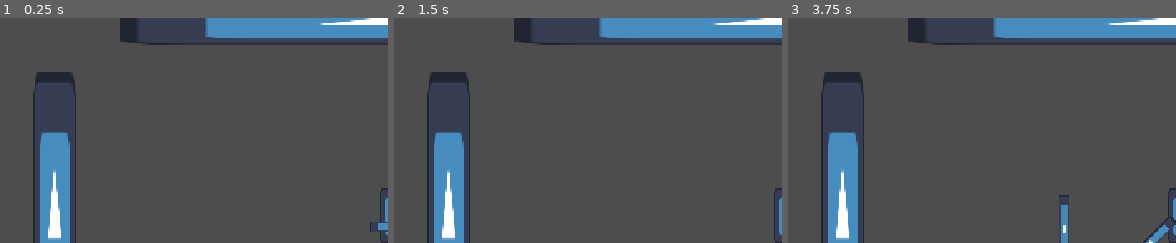
Above: before the commit, frames 1-3 (left to right).
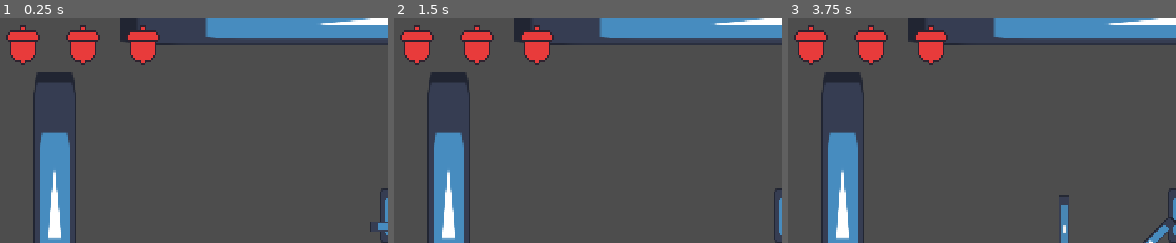
Above: after the commit, the same moments.

Repository: kikis05/SquirrelGame
Game: Godot game, scene res://scenes/main.tscn
The game is run twice, just before and just after one commit, with the same random seed, the same clock (stepped at 60 frames per second) and the same inputs. The engine's default icon, where the game draws it, is replaced by a stand-in: a white triangle on a blue panel in a dark square.
Inputs:
- Up to frame 1 (0.25 s): no input
- Up to frame 2 (1.5 s): tap Enter at 0.5 s; hold Right (attack_right) 0.53-1.28 s; hold E (attack_toggle) 0.53-1.28 s; hold Down (attack_down) from 1.28 s (still down); tap E (attack_toggle) at 1.35 s
- Up to frame 3 (3.75 s): tap Space at 2 s; release Down (attack_down) at 2.03 s; hold Right (attack_right) 2.03-2.78 s; hold E (attack_toggle) 2.03-2.78 s; hold Up (attack_up) 2.78-3.53 s; tap E (attack_toggle) at 2.85 s; tap Enter at 3.5 s; hold Left (attack_left) from 3.53 s (still down); hold E (attack_toggle) from 3.53 s (still down)
The pictures show only the part of the screen within x 0-50%, y 0-50%; the shares and areas given below are measured in that part.

The runs differ from the first frame. In frame 1, 3.0% of the frame differs, in the area x 1-42%, y 3-21%; in frame 2, 3.0%; in frame 3, 3.0%.

Commit message:
added health system

Diff:
--- a/enemy.gd
+++ b/enemy.gd
@@ -1,13 +1,12 @@
-extends Area2D
+extends CharacterBody2D
 
 @export var health = 50
 
-func _on_area_entered(area: Area2D) -> void:
+func _on_hit_box_area_entered(area: Area2D) -> void:
 	#One problem, if hit by sword,
 	# only the same amount of damage as slash
 	print("entered")
-	if (area.damage):
+	if ('get_damage' in area and area.visible):
 		health -= area.get_damage()
-		print(health)
 	if (health <= 0):
 		queue_free()
--- a/enemy.tscn
+++ b/enemy.tscn
@@ -7,7 +7,7 @@
 radius = 20.0
 height = 40.0
 
-[node name="Enemy" type="Area2D"]
+[node name="Enemy" type="CharacterBody2D"]
 script = ExtResource("1_4gyqm")
 
 [node name="Sprite2D" type="Sprite2D" parent="."]
@@ -17,4 +17,9 @@
 [node name="CollisionShape2D" type="CollisionShape2D" parent="."]
 shape = SubResource("CapsuleShape2D_7k104")
 
-[connection signal="area_entered" from="." to="." method="_on_area_entered"]
+[node name="HitBox" type="Area2D" parent="."]
+
+[node name="CollisionShape2D" type="CollisionShape2D" parent="HitBox"]
+shape = SubResource("CapsuleShape2D_7k104")
+
+[connection signal="area_entered" from="HitBox" to="." method="_on_hit_box_area_entered"]
--- /dev/null
+++ b/entities/player/hit_box.gd
@@ -0,0 +1 @@
+extends Area2D
--- a/entities/player/player.gd
+++ b/entities/player/player.gd
@@ -4,6 +4,9 @@
 @export_range(0.0, 1.0) var friction = 0.25
 @export_range(0.0 , 1.0) var acceleration = 0.3
 
+@export var max_health: int = 6 #2 * number of acorns
+var current_health = max_health
+signal health_changed
 #current weapon
 @onready var weapon = get_node("Gun")
 
@@ -65,3 +68,20 @@
 
 func set_weapon(weapon_):
 	weapon = weapon_
+
+func _on_hit_box_area_entered(area: Area2D) -> void:
+	if area.name == "HitBox": #double check this
+		current_health -= 1
+		print_debug(current_health)
+		health_changed.emit(current_health)
+	if current_health <= 0:
+		current_health = 0
+		queue_free()
+
+func get_max_health():
+	if max_health % 2 != 0:
+		max_health += 1 #make sure health is even, could instead do error message later
+
+	return max_health
+func get_health():
+	return current_health
--- a/entities/player/player.tscn
+++ b/entities/player/player.tscn
@@ -1,9 +1,10 @@
-[gd_scene load_steps=7 format=3 uid="uid://ctdj7k4cwb4f6"]
+[gd_scene load_steps=8 format=3 uid="uid://ctdj7k4cwb4f6"]
 
 [ext_resource type="Script" uid="uid://wpgykegedrya" path="res://entities/player/player.gd" id="1_abrql"]
 [ext_resource type="Texture2D" uid="uid://c3ihirpd8epus" path="res://icon.svg" id="1_symyc"]
 [ext_resource type="PackedScene" uid="uid://bnubijqntw488" path="res://gun.tscn" id="3_sglur"]
 [ext_resource type="PackedScene" uid="uid://chq2g34nmenr0" path="res://sword.tscn" id="4_bls4j"]
+[ext_resource type="Script" uid="uid://bep3xxs0sc1p8" path="res://entities/player/hit_box.gd" id="5_fkugw"]
 
 [sub_resource type="SpriteFrames" id="SpriteFrames_abrql"]
 animations = [{
@@ -38,3 +39,12 @@
 [node name="Sword" parent="." instance=ExtResource("4_bls4j")]
 visible = false
 position = Vector2(0, -10)
+
+[node name="PlayerHitBox" type="Area2D" parent="."]
+script = ExtResource("5_fkugw")
+
+[node name="CollisionShape2D" type="CollisionShape2D" parent="PlayerHitBox"]
+position = Vector2(0, -32)
+shape = SubResource("CapsuleShape2D_sglur")
+
+[connection signal="area_entered" from="PlayerHitBox" to="." method="_on_hit_box_area_entered"]
--- /dev/null
+++ b/health_acorn.gd
@@ -0,0 +1,8 @@
+extends Panel
+
+@onready var sprite = $Sprite2D
+
+func update(fraction: int): #should be 0, 1, or 2
+	if (fraction != 0 and fraction != 1 and fraction != 2):
+		fraction = 2 #instead can add error handling!!
+	sprite.frame = fraction
--- /dev/null
+++ b/health_acorn.tscn
@@ -0,0 +1,17 @@
+[gd_scene load_steps=3 format=3 uid="uid://clyfvimkr00rl"]
+
+[ext_resource type="Texture2D" uid="uid://yda0fpy6r21e" path="res://art/HealthAcorns.png" id="1_tjo7d"]
+[ext_resource type="Script" uid="uid://bbglt6dy2ryh7" path="res://health_acorn.gd" id="1_x427u"]
+
+[node name="HealthAcorn" type="Panel"]
+self_modulate = Color(1, 1, 1, 0)
+custom_minimum_size = Vector2(32, 33)
+offset_right = 32.0
+offset_bottom = 33.0
+script = ExtResource("1_x427u")
+
+[node name="Sprite2D" type="Sprite2D" parent="."]
+texture = ExtResource("1_tjo7d")
+centered = false
+hframes = 3
+frame = 2
--- /dev/null
+++ b/health_container.gd
@@ -0,0 +1,21 @@
+extends HBoxContainer
+
+@onready var AcornGUIClass = preload("res://health_acorn.tscn")
+
+func setMaxAcorns(max: int):
+	for i in range(max):
+		var acorn = AcornGUIClass.instantiate()
+		add_child(acorn)
+
+func updateHealth(current_health: int):
+	var acorns = get_children()
+	var health = len(acorns)
+
+	for i in range (health):
+		if (i < (current_health / 2)):
+			acorns[i].update(0)
+		else:
+			if (current_health % 2 == 1 and i == current_health / 2):
+				acorns[i].update(1)
+			else:
+				acorns[i].update(2)
--- /dev/null
+++ b/health_container.tscn
@@ -0,0 +1,6 @@
+[gd_scene load_steps=2 format=3 uid="uid://c1x03uf7p3bj1"]
+
+[ext_resource type="Script" uid="uid://23n0bem228ti" path="res://health_container.gd" id="1_rctsn"]
+
+[node name="HealthContainer" type="HBoxContainer"]
+script = ExtResource("1_rctsn")
--- /dev/null
+++ b/scenes/main.gd
@@ -0,0 +1,9 @@
+extends Node
+
+@onready var health_container = $CanvasLayer/HealthContainer
+@onready var player = $Player
+
+func _ready() :
+	health_container.setMaxAcorns(player.get_max_health() / 2 )
+	health_container.updateHealth(player.get_health())
+	player.health_changed.connect(health_container.updateHealth)
--- a/scenes/main.tscn
+++ b/scenes/main.tscn
@@ -1,10 +1,13 @@
-[gd_scene load_steps=4 format=3 uid="uid://df3pjjjqdan63"]
+[gd_scene load_steps=6 format=3 uid="uid://df3pjjjqdan63"]
 
 [ext_resource type="PackedScene" uid="uid://ctdj7k4cwb4f6" path="res://entities/player/player.tscn" id="1_o5qli"]
+[ext_resource type="Script" uid="uid://djinnnl2c7xs5" path="res://scenes/main.gd" id="1_tbgi4"]
 [ext_resource type="Texture2D" uid="uid://c3ihirpd8epus" path="res://icon.svg" id="2_0wfyh"]
 [ext_resource type="PackedScene" uid="uid://cu3p58x0nnbyr" path="res://enemy.tscn" id="3_sugp2"]
+[ext_resource type="PackedScene" uid="uid://c1x03uf7p3bj1" path="res://health_container.tscn" id="4_jyhfs"]
 
 [node name="Main" type="Node"]
+script = ExtResource("1_tbgi4")
 
 [node name="Player" parent="." instance=ExtResource("1_o5qli")]
 position = Vector2(240, 135)
@@ -28,3 +31,7 @@
 
 [node name="Enemy" parent="." instance=ExtResource("3_sugp2")]
 position = Vector2(395, 48)
+
+[node name="CanvasLayer" type="CanvasLayer" parent="."]
+
+[node name="HealthContainer" parent="CanvasLayer" instance=ExtResource("4_jyhfs")]
Binary file added: art/HealthAcorns.png
Not shown, added: art/HealthAcorns.png.import
Not shown, added: entities/player/hit_box.gd.uid
Not shown, added: health_acorn.gd.uid
Not shown, added: health_container.gd.uid
Not shown, added: scenes/main.gd.uid
